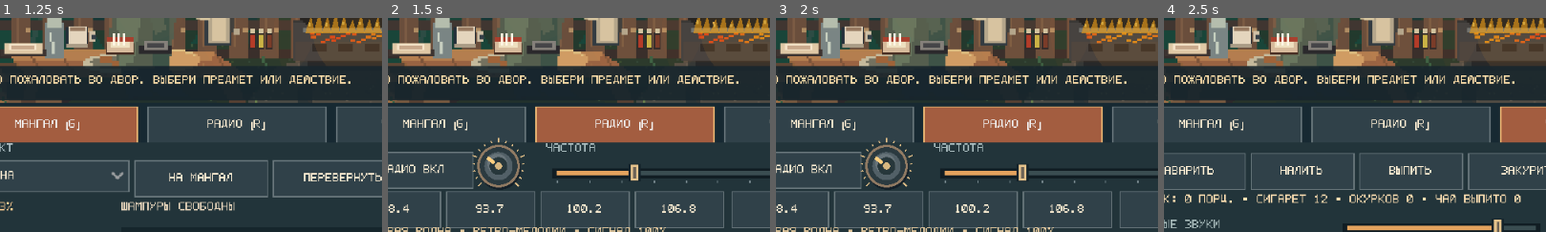
Above: before the commit, frames 1-4 (left to right).
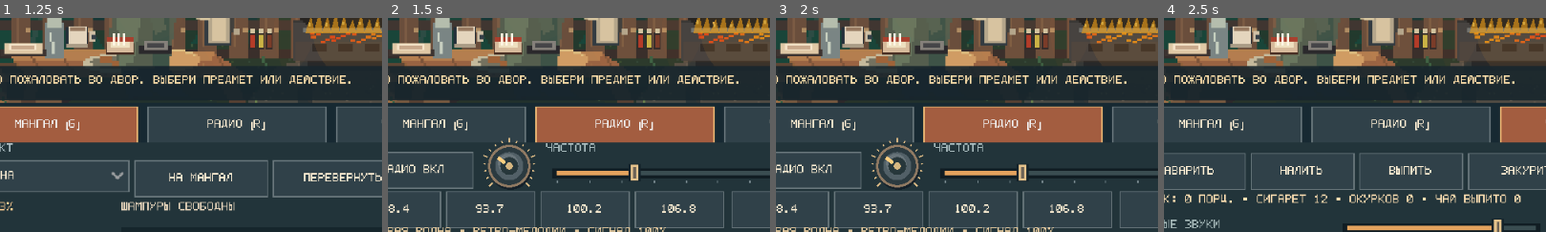
Above: after the commit, the same moments.

Repository: VovaShkrobtak/mangal-tihiy-vecher
Game: Godot game, scene res://scenes/main.tscn
The game is run twice, just before and just after one commit, with the same random seed, the same clock (stepped at 60 frames per second) and the same inputs.
Inputs:
- Up to frame 1 (1.25 s): click "МАНГАЛ [G]" at 0.5 s
- Up to frame 2 (1.5 s): click "РАДИО [R]" at 1.25 s
- Up to frame 3 (2 s): no input
- Up to frame 4 (2.5 s): click "ЧАЙ/ТАБАК [T]" at 2 s
The pictures show only the part of the screen within x 7-57%, y 48-98%; the shares and areas given below are measured in that part.

Frame 1 is identical in both runs. In frame 2, 1.6% of the frame differs, in the area x 22-39%, y 55-80%; in frame 3, 1.6%; in frame 4, nothing differs.

Commit message:
Separate touch radio dial from power button respecting actual minimum size

Diff:
--- a/mangal_evening/scripts/hud.gd
+++ b/mangal_evening/scripts/hud.gd
@@ -197,7 +197,7 @@
 	radio_toggle = _button(panel, "РАДИО ВКЛ", 12, 284, 95, 26, _send.bind("power"))
 	radio_dial = RadioDial.new()
 	radio_dial.name = "TuningKnob"
-	radio_dial.position = Vector2(110, 277)
+	radio_dial.position = Vector2(119, 277)
 	radio_dial.size = Vector2(50, 38)
 	radio_dial.set_frequency(radio.frequency)
 	radio_dial.turned.connect(_frequency_changed)
